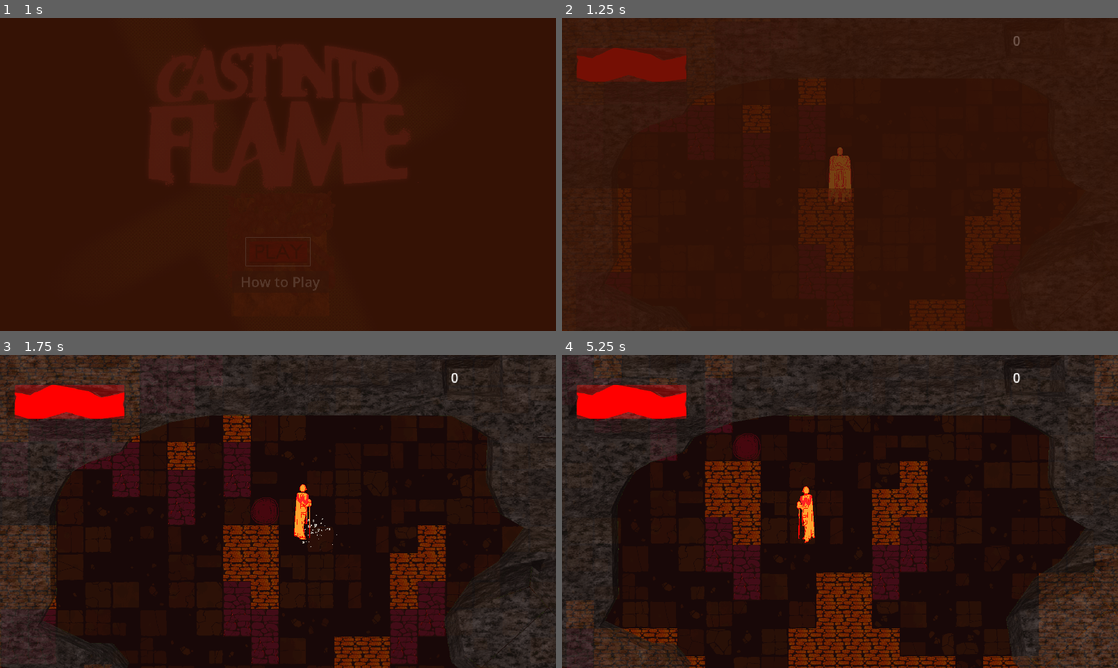
Above: before the commit, frames 1-4 (two rows, left to right).
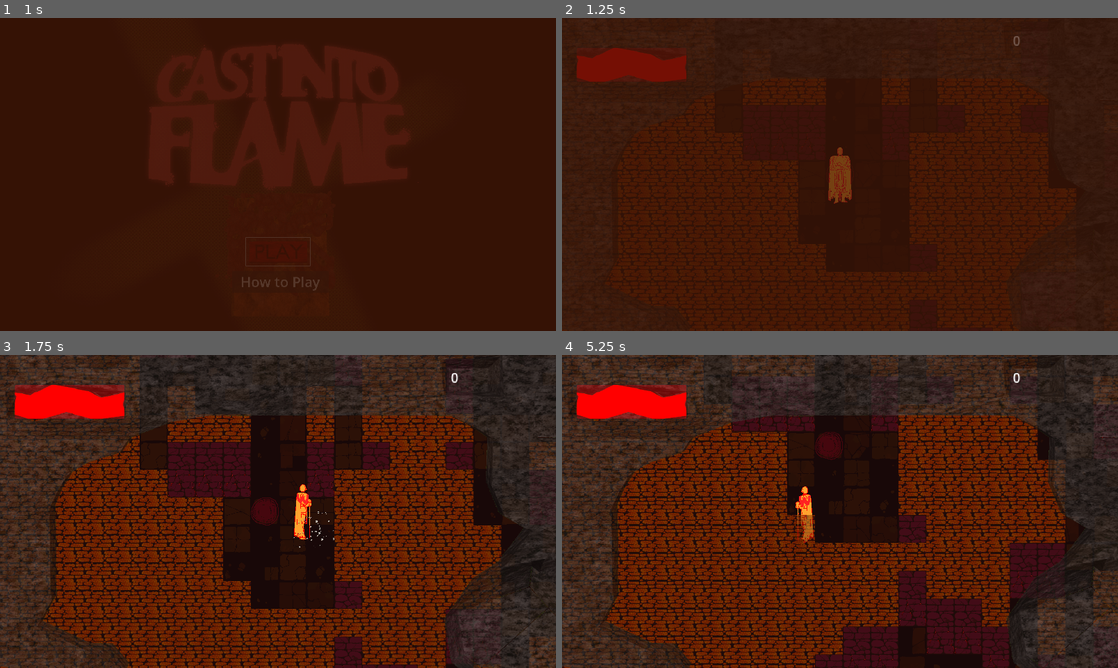
Above: after the commit, the same moments.

Repository: jible/capstone
Game: Godot game, scene res://scenes/testScenes/main_menu.tscn
The game is run twice, just before and just after one commit, with the same random seed, the same clock (stepped at 60 frames per second) and the same inputs. The engine's default icon, where the game draws it, is replaced by a stand-in: a white triangle on a blue panel in a dark square.
Inputs (mouse positions are in pixels of both pictures, inside the frame that each line leads up to):
- Up to frame 1 (1 s): click (278, 252) at 0.5 s
- Up to frame 2 (1.25 s): no input
- Up to frame 3 (1.75 s): move the mouse to (400, 495) at 1.27 s; hold Right (right) from 1.28 s (still down); hold Space (attack) from 1.28 s (still down)
- Up to frame 4 (5.25 s): move the mouse to (728, 527) at 2.02 s; release Right (right) at 2.03 s; release Space (attack) at 2.03 s; hold Down (down) 2.03-2.78 s; tap Space (attack) at 2.1, 3.6 s; move the mouse to (895, 442) at 2.77 s; hold Right (right) 2.78-3.53 s; hold Space (attack) 2.78-3.53 s; move the mouse to (812, 574) at 3.52 s; hold Tab (OpenUpgrades) 3.53-4.28 s; move the mouse to (1006, 558) at 4.27 s; hold Space (attack) 4.28-5.03 s; hold Left (left) from 4.28 s (still down); move the mouse to (673, 464) at 5.02 s

Frame 1 is identical in both runs. In frame 2, 14% of the frame differs, in the area x 8-93%, y 19-100%; in frame 3, 39%; in frame 4, 47%, in the area x 0-100%, y 0-100%.

Commit message:
New level handling and sequencing

Diff:
--- /dev/null
+++ b/level_manager.gd
@@ -0,0 +1,65 @@
+extends Node
+
+var current_level_index = 0
+var level_scene_reference
+
+func _ready():
+	level_scene_reference = preload("res://scenes/prefabs/scene_config_package.tscn")
+
+
+var level_order = [
+	"limbo_1",
+	"limbo_2",
+	"limbo_3",
+	"lust_1",
+]
+
+var level_packages = {
+	"limbo_1" : {
+		"width": 100,
+		"height": 100,
+		"floor_tiles": 1200,
+		"gen_method": "walk",
+		"items" : [],
+		"end_distance": 100,
+		"tile_set": "path?"
+	},
+	"limbo_2" : {
+		"width": 100,
+		"height": 100,
+		"floor_tiles": 1700,
+		"gen_method": "walk",
+		"items" : [],
+		"end_distance": 100,
+		"tile_set": "path?"
+	},
+	"limbo_3" : {
+		"width": 100,
+		"height": 100,
+		"floor_tiles": 1700,
+		"gen_method": "walk",
+		"items" : [],
+		"end_distance": 100,
+		"tile_set": "path?"
+	},
+
+
+	"lust_1" : {
+		"width": 100,
+		"height": 100,
+		"floor_tiles": 1700,
+		"gen_method": "walk",
+		"items" : [],
+		"end_distance": 100,
+		"tile_set": "path?"
+	},
+}
+
+
+func go_next_level():
+	current_level_index += 1
+	Globals.change_scene( level_scene_reference )
+
+
+func get_current_package():
+	return level_packages[level_order [ current_level_index ] ]
--- a/project.godot
+++ b/project.godot
@@ -27,6 +27,7 @@
 UpgradeManager="*res://scripts/globals/upgrade_manager.gd"
 SceneTransition="*res://scenes/scene_transition.tscn"
 Inventory="*res://scripts/globals/inventory.gd"
+LevelManager="*res://level_manager.gd"
 
 [display]
 
--- a/scenes/limbo.tscn
+++ b/scenes/limbo.tscn
@@ -12,6 +12,7 @@
 randomize_seed = true
 
 [node name="NavMeshMaker" parent="Scene Config Package/Level Generator" index="4"]
+modulate = Color(1, 1, 1, 0)
 navigation_polygon = SubResource("NavigationPolygon_k7bpu")
 
 [editable path="Scene Config Package"]
--- a/scenes/prefabs/scene_config_package.gd
+++ b/scenes/prefabs/scene_config_package.gd
@@ -1,6 +1,6 @@
 extends Node2D
 
-@export var level_type = "limbo"
+@export var level_name = "limbo"
 @export var level_generator: Node2D
 @export var camera: Camera2D
 @export var player: Player
@@ -13,7 +13,7 @@
 	put player at spawn point
 	'''
 
-	level_generator.generate_level(level_type)
+	level_generator.generate_level(LevelManager.get_current_package())
 	place_player()
 
 func place_player():
--- a/scenes/prefabs/scene_config_package.tscn
+++ b/scenes/prefabs/scene_config_package.tscn
@@ -17,6 +17,7 @@
 
 [node name="Level Generator" parent="." instance=ExtResource("2_1eor7")]
 world_seed = 2
+randomize_seed = false
 
 [node name="Player" parent="." instance=ExtResource("3_5fksv")]
 
--- a/scripts/characters/npc/enemy/basic_enemy/basic_enemy.gd
+++ b/scripts/characters/npc/enemy/basic_enemy/basic_enemy.gd
@@ -18,6 +18,7 @@
 func _ready():
 	enemy_manager = get_tree().get_first_node_in_group("Enemy_Manager")
 
+
 func death_drop():
 	if drop:
 		var instance = drop.instantiate()
@@ -30,16 +31,20 @@
 	if enemy_manager:
 		enemy_manager.enemy_killed(self)
 
+
 func _physics_process(_delta):
 	move_and_slide()
 
+
 func get_direction():
 	return velocity
+
 
 func _on_death_died():
 	die()
 	pass # Replace with function body.
 
+
 func reset():
 	velocity = Vector2.ZERO
 	health_manager.health = health_manager.max_health
--- a/scripts/level_generator.gd
+++ b/scripts/level_generator.gd
@@ -1,7 +1,7 @@
 extends Node2D
 class_name LevelGenerator
 
-@export var size : Vector2i = Vector2i(150,150)
+var size : Vector2i = Vector2i(150,150)
 @export var world_seed : int = 0
 @export var randomize_seed = false
 @export var enter: PackedScene
@@ -13,10 +13,6 @@
 var layers = {}
 var map: Map
 
-var gen_methods = {
-	"limbo": Callable(self, "make_limbo"),
-	"lust": Callable(self, "make_lust"),
-}
 
 
 func get_corners():
@@ -41,7 +37,6 @@
 		"wall1": $"Wall Level 1",
 		"wall2": $"Wall Level 2",
 		"ceiling": $"Ceiling",
-
 	}
 	tile_size = layers["environment"].tile_set.tile_size
 
@@ -49,13 +44,24 @@
 func get_tile_type(pos):
 	return map.get_tile(pos).type
 
-func generate_level(level_type):
+func generate_level(level_package):
 	'''
 	Generate tilemap level dependent on argument type.
 	'''
+	var package = level_package
 	prep()
+	size.x = package.width
+	size.y = package.height
 	map = Map.new(size, world_seed)
-	gen_methods[level_type].call()
+
+	# fill this out as more methods are made.
+	match package.gen_method:
+		"walk":
+			map.random_walk("terrain", "floor", package.floor_tiles)
+		"_":
+			map.random_walk("terrain", "floor", package.floor_tiles)
+
+	map.set_spawn_and_exit()
 
 	var tile_size = Vector2( layers["environment"].tile_set.tile_size )
 	spawn_point = ( map.player_spawn * tile_size ) + (.5 * tile_size)
@@ -65,24 +71,13 @@
 	# Re randomize world seed after making seeded content.
 	randomize()
 
-
-func make_limbo():
-	'''
-	Randomly walk the terrain level and fill it with floors.
-	'''
-
-	map.random_walk("terrain", "floor", 1000)
-	map.set_spawn_and_exit()
-
-	# [ ] call function to find tile for player spawn and exit.
-
-func make_lust():
-	'''
-	Make randomly generated noise to fill the terrai level with floors.
-	'''
-	map.make_noise("terrain", "floor")
-
-	# [ ] call function to find tile for player spawn and exit.
+#func make_lust():
+	#'''
+	#Make randomly generated noise to fill the terrai level with floors.
+	#'''
+	#map.make_noise("terrain", "floor")
+	#
+	## [ ] call function to find tile for player spawn and exit.
 
 func render():
 	render_tiles("environment")
--- a/scripts/map.gd
+++ b/scripts/map.gd
@@ -10,8 +10,7 @@
 var player_spawn = Vector2i.ZERO
 var end = Vector2i.ZERO
 var step_points = [
-	Vector2i.ZERO,
-	Vector2i(0,1)
+	Vector2i.ZERO
 ]
 
 func _init(arg_size, arg_seed):
--- a/scripts/pit.gd
+++ b/scripts/pit.gd
@@ -1,7 +1,6 @@
 extends Area2D
 
-var next_scene = "res://scenes/testScenes/main_menu.tscn"
 
 func _on_body_entered(body):
 	if body.is_in_group("Player"):
-		Globals.change_scene(load(next_scene))
+		LevelManager.go_next_level()
Binary file changed: assets/images/cursorV1.png
Not shown: 1 places in scenes/prefabs/player/player.tscn that only renumber resources
Not shown: 1 places in tilesets/temp_floor.tres that only renumber resources
